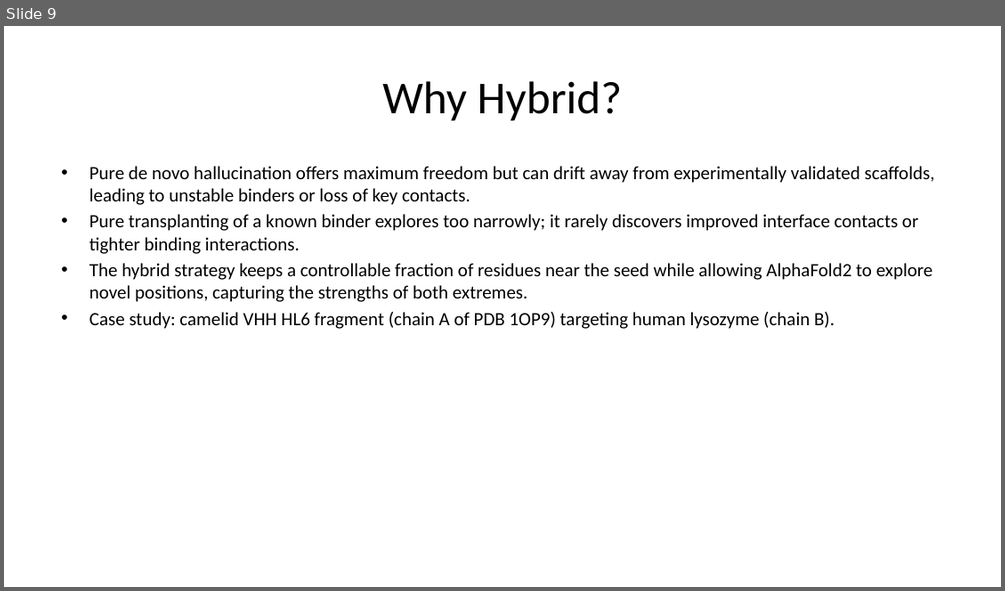
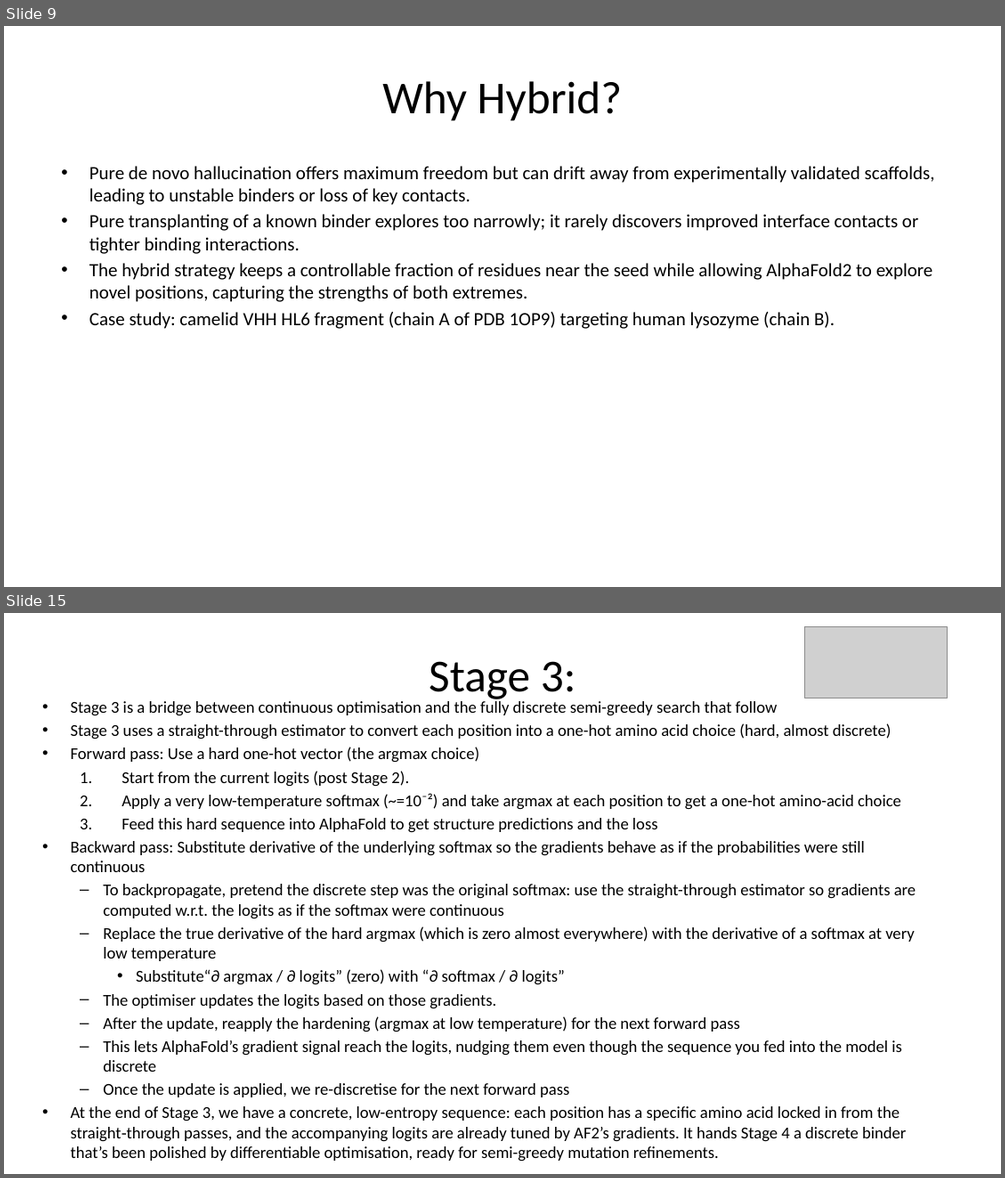
Before and after one commit to kaylertee/ActiveTargeting, a slide deck: Presentations/MutaCraft Presentation.pptx. Shown one above the other, each under a label of ours: slide 9 before the commit, slides 9 and 15 after it; the slides between them are not shown. The pictures are 1005x591 and 1005x1178 pixels, drawn with LibreOffice and Linux fonts; fonts in the diff are those of the drawing; grey boxes stand for pictures. Boxes give left, top, right and bottom in pixels: in the first picture for what was removed or moved away, otherwise in the second. Text is boxed around its words. In the diff, an @@ line names an element or a change of style, - is before the commit and + after.

```diff
--- a/Presentations/MutaCraft Presentation.pptx
+++ b/Presentations/MutaCraft Presentation.pptx
@@ slide 15 added at [4, 613, 1001, 1174], background #FFFFFF @@
@@ picture added at [804, 627, 947, 698] @@
@@ title added at [429, 661, 576, 703], 44 pt, text #000000 @@
+Stage 3:
@@ text added at [71, 701, 915, 1161], 16 pt, text #000000 @@
+• Stage 3 is a bridge between continuous optimisation and the fully discrete semi-greedy search that follow
+• Stage 3 uses a straight-through estimator to convert each position into a one-hot amino acid choice (hard, almost discrete)
+• Forward pass: Use a hard one-hot vector (the argmax choice)
+  1. Start from the current logits (post Stage 2).
+  2. Apply a very low-temperature softmax (~=10⁻²) and take argmax at each position to get a one-hot amino-acid choice
+  3. Feed this hard sequence into AlphaFold to get structure predictions and the loss
+• Backward pass: Substitute derivative of the underlying softmax so the gradients behave as if the probabilities were still continuous
+  – To backpropagate, pretend the discrete step was the original softmax: use the straight-through estimator so gradients are computed w.r.t. the logits as if the softmax were continuous
+  – Replace the true derivative of the hard argmax (which is zero almost everywhere) with the derivative of a softmax at very low temperature
+    • Substitute“∂ argmax / ∂ logits” (zero) with “∂ softmax / ∂ logits”
+  – The optimiser updates the logits based on those gradients.
+  – After the update, reapply the hardening (argmax at low temperature) for the next forward pass
+  – This lets AlphaFold’s gradient signal reach the logits, nudging them even though the sequence you fed into the model is discrete
+  – Once the update is applied, we re-discretise for the next forward pass
+• At the end of Stage 3, we have a concrete, low-entropy sequence: each position has a specific amino acid locked in from the straight‑through passes, and the accompanying logits are already tuned by AF2’s gradients. It hands Stage 4 a discrete binder that’s been polished by differentiable optimisation, ready for semi-greedy mutation refinements.
```
Also in this commit, not shown: 14 slides changed, 1 other slide added, 2 slides removed.
